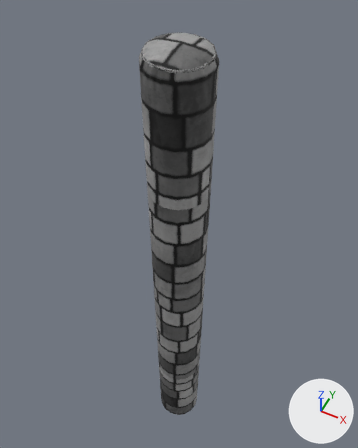
Renders of the FBX model Assets/Art/Models/SM_FoamPole_2M.fbx from each side of a commit.
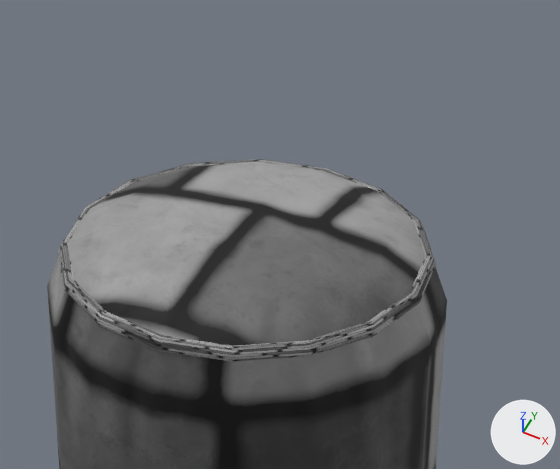
Each version appears first whole from a 50 mm camera at (0.429, -0.858, 2.425) aimed at (-0.078, 0.157, 1.157), and next in a close-up on the part from 36% to 68% of the width and 0% to 21% of the height. The axes (+X, +Y, +Z) are drawn at lower right. The lights are the same throughout. Where no turn or scale is listed for an object, it has been applied to the vertices.

In view in the first close-up: 'SM_SoftFoam_FramePipe_2M'.
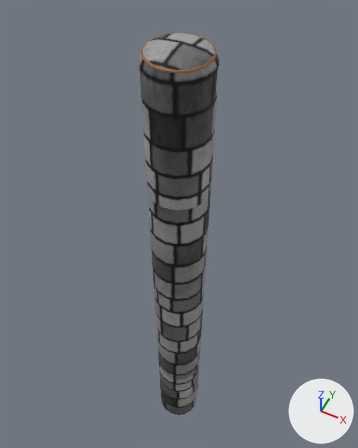
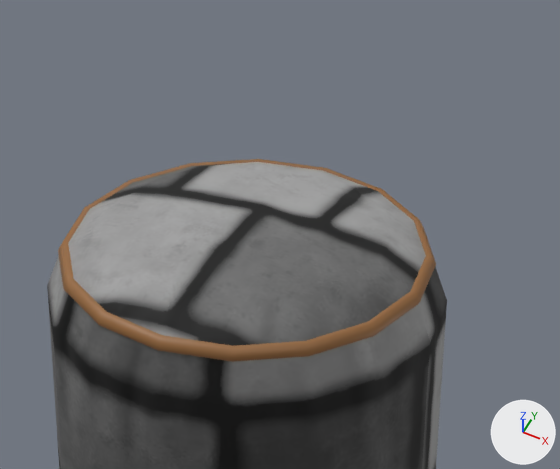
Where the newer file only moved an object's origin or applied its transform, the numbers keep the older frame.

What differs and where, as boxes (x1, y1, x2, y2) in the close-ups (560 x 469 px):
```json
{"part": 1, "of": "me_mesh", "change": "recoloured", "before": [58, 159, 436, 362], "after": [58, 159, 436, 362], "on screen": "grey to brown"}
```

The change, as JSON lines over the scene's bpy script:
```json
{"op": "add", "block": "mat_softfoam_box_edge_mat", "code": ["mat_softfoam_box_edge_mat = principled_material('SoftFoam_Box_Edge_Mat')", "mat_softfoam_box_edge_mat.base_color = (0.3, 0.135, 0.0418)  # brown #95673a"]}
{"block": "me_mesh", "where": "me_mesh.from_pydata(...)  # 338 vertices, 336 faces; spans x -0.09..0.09, y -0.09..0.09, z -0.91..0.91"}
{"block": "me_mesh", "where": "# used by ob_sm_softfoam_framepipe_2m; location = (0.0, 0.0, 1.0)"}
{"block": "me_mesh", "change": "me_mesh part 1: all 96 faces centred in x -0.08..0.08, y -0.08..0.08, z 0.89 switch from mat_softfoam_box_modular_brick_mat to mat_softfoam_box_edge_mat (brown #95673a)"}
```
